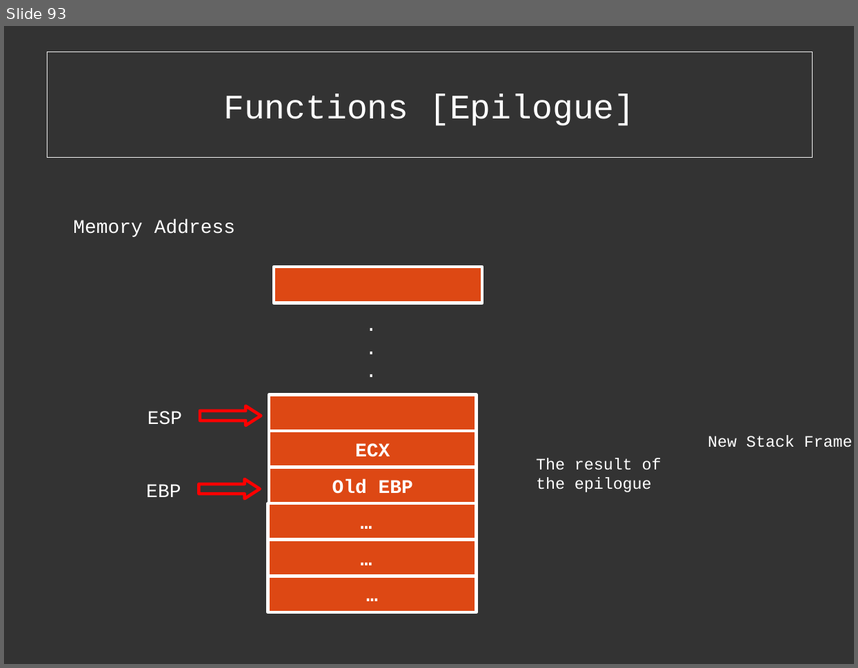
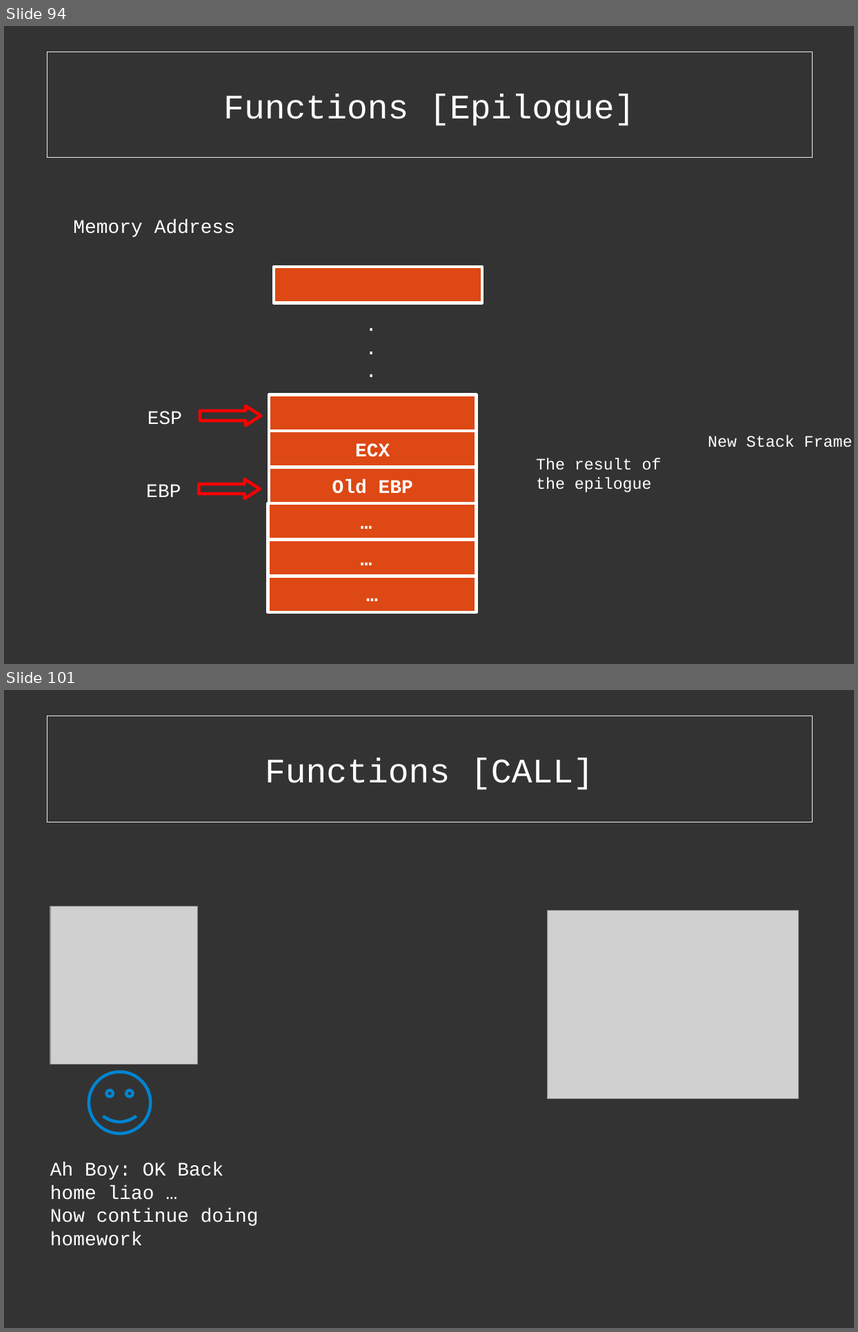
Before and after one commit to cExplr/Reversing_Basics, a slide deck: reversingBasics.odp. Shown one above the other, each under a label of ours: slide 93 before the commit, slides 94 and 101 after it; the slides between them are not shown. The pictures are 858x668 and 858x1332 pixels, drawn with LibreOffice and Linux fonts; fonts in the diff are those of the drawing; grey boxes stand for pictures. Boxes give left, top, right and bottom in pixels: in the first picture for what was removed or moved away, otherwise in the second. Text is boxed around its words. In the diff, an @@ line names an element or a change of style, - is before the commit and + after.

```diff
--- a/reversingBasics.odp
+++ b/reversingBasics.odp
@@ slide 101 added at (x1=4, y1=690, x2=854, y2=1328), background #333333 @@
@@ rectangle added at (x1=47, y1=716, x2=813, y2=822), fill #333333 at 40% opacity, outline #EEEEEE 0 pt, 32 pt, text #FFFFFF @@
+Functions [CALL]
@@ picture added at (x1=50, y1=906, x2=198, y2=1064) @@
@@ picture added at (x1=548, y1=911, x2=799, y2=1099) @@
@@ smiley face added at (x1=89, y1=1072, x2=150, y2=1134), outline #0084D1 2.89 pt @@
@@ text added at (x1=50, y1=1162, x2=259, y2=1246), 18 pt, text #FFFFFF @@
+Ah Boy: OK Back home liao …
+Now continue doing homework
@@ what was slide 93 is now slide 94 @@
```
Also in this commit, not shown: 3 slides changed, 25 other slides added, 1 slide removed, 7 other files.
